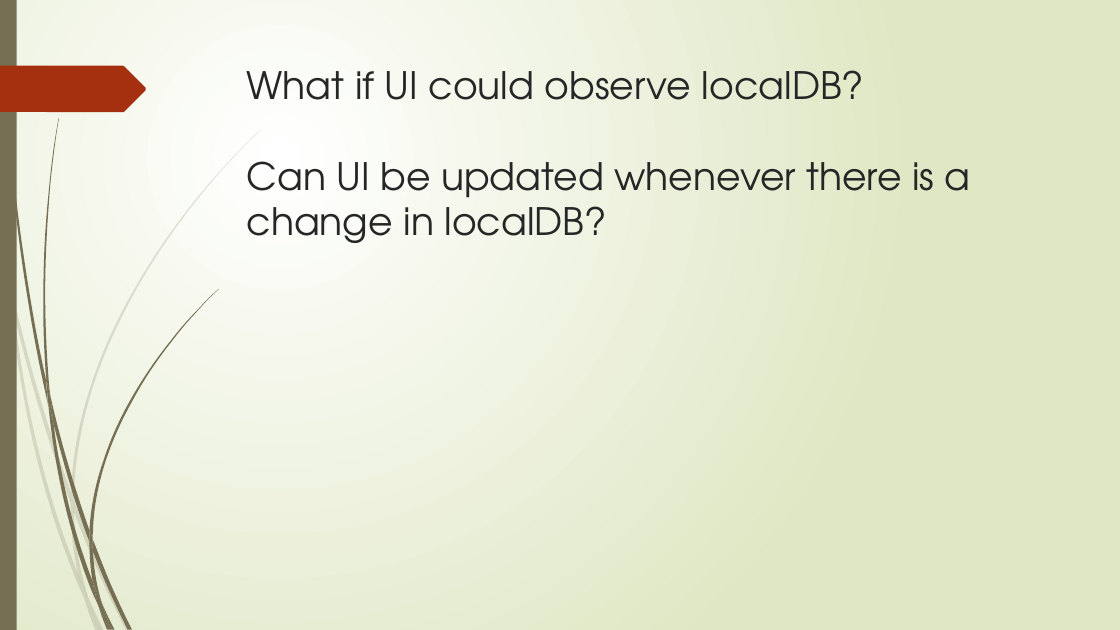
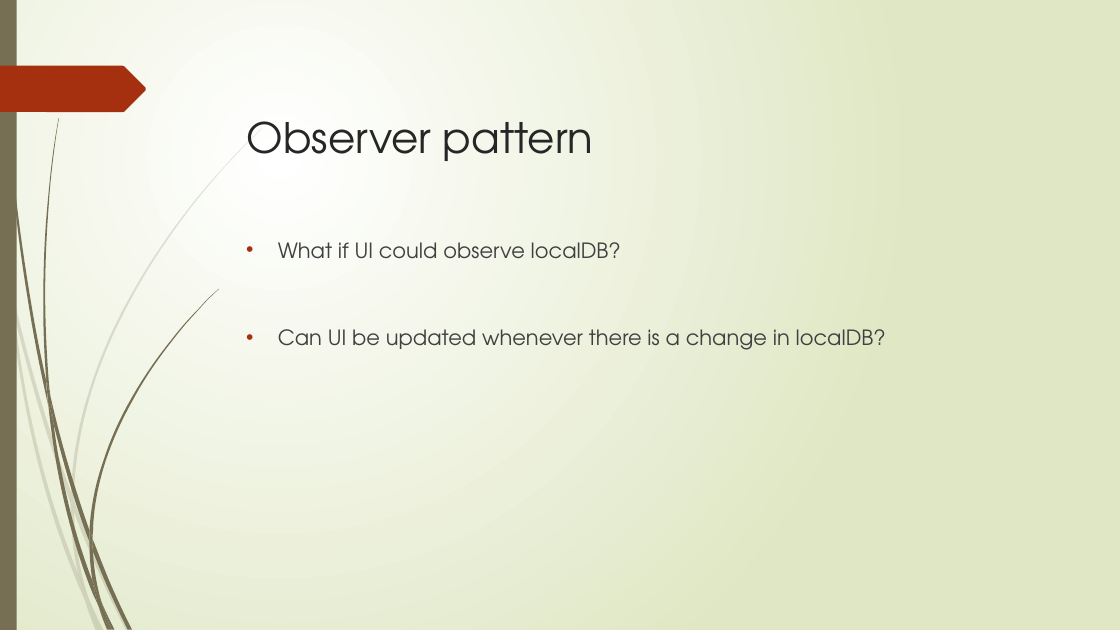
Before and after one commit to naveen246/Users, a slide deck: slide 14 of Jetpack.pptx (slide 13 before the commit). Drawn at 1120x630 pixels with LibreOffice and Linux fonts; fonts in the diff are those of the drawing. Boxes give left, top, right and bottom in pixels: in the first picture for what was removed or moved away, otherwise in the second. Text is boxed around its words. In the diff, an @@ line names an element or a change of style, - is before the commit and + after.

```diff
--- a/Jetpack.pptx
+++ b/Jetpack.pptx
@@ title at box(247, 121, 593, 161): text changed; size 32.4 to 36 pt @@
-What if UI could observe localDB?
-Can UI be updated whenever there is a change in localDB?
+Observer pattern
@@ text added at box(278, 242, 886, 350), 18 pt, text #404040 @@
+• What if UI could observe localDB?
+• Can UI be updated whenever there is a change in localDB?
```
Also in this commit, not shown: 5 other slides changed, 2 slides added.
